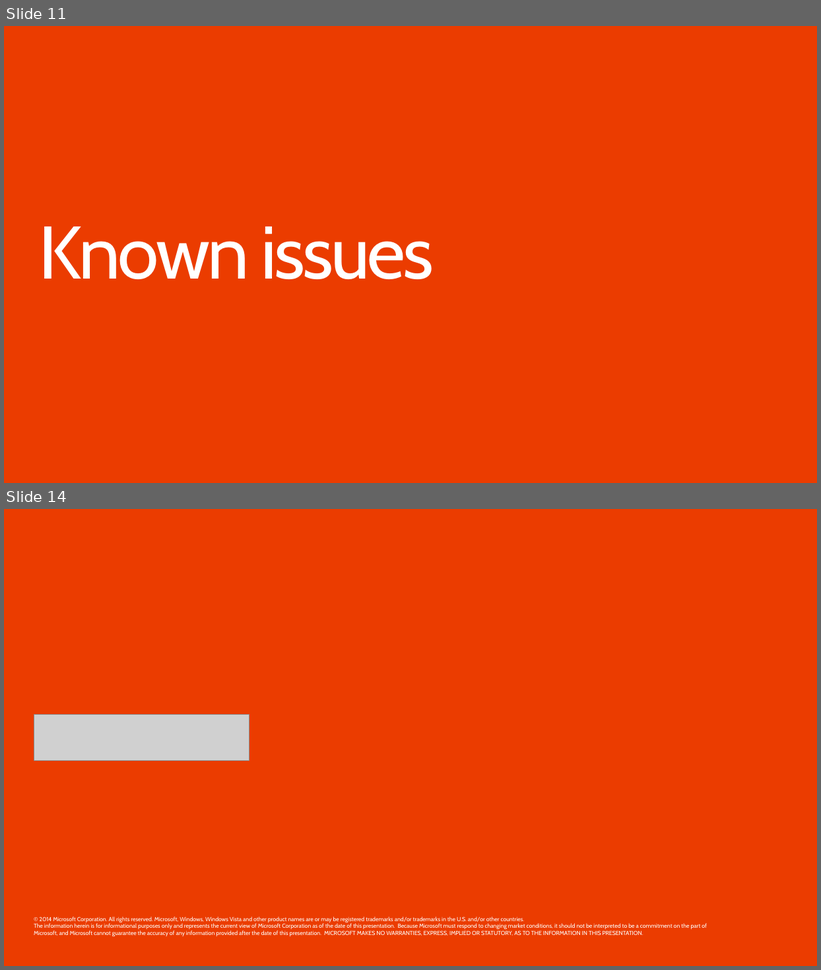
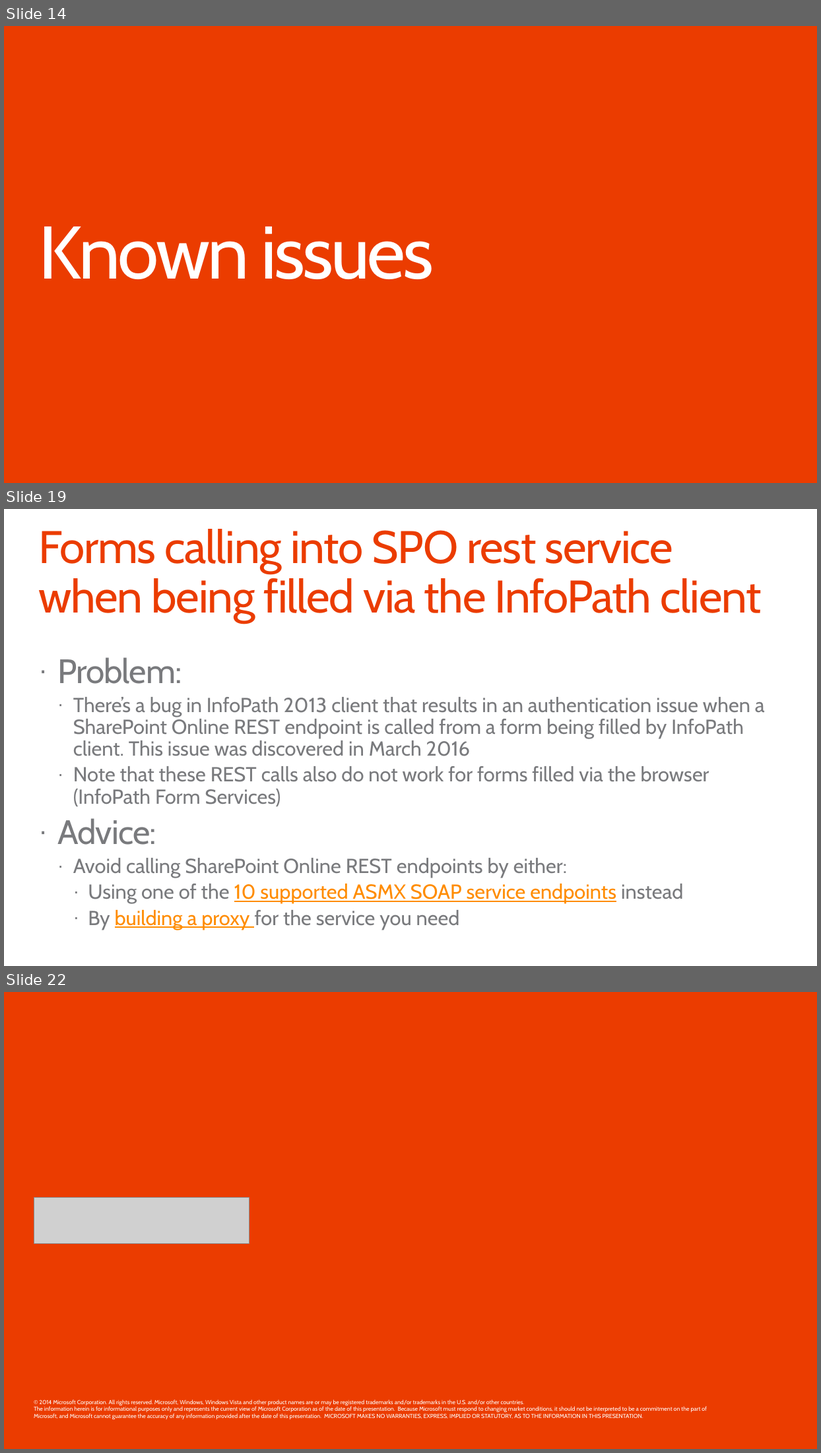
Before and after one commit to pnp/PnP-Transformation, a slide deck: InfoPath/Guidance/Decks/Office 365 JDP InfoPath - Post migration guidance.pptx. Shown one above the other, each under a label of ours: slides 11 and 14 before the commit, slides 14, 19 and 22 after it; the slides between them are not shown. The pictures are 821x970 and 821x1453 pixels, drawn with LibreOffice and Linux fonts; fonts in the diff are those of the drawing; grey boxes stand for pictures; background and template pictures are left out. Boxes give left, top, right and bottom in pixels: in the first picture for what was removed or moved away, otherwise in the second. Text is boxed around its words. In the diff, an @@ line names an element or a change of style, - is before the commit and + after.

```diff
--- a/InfoPath/Guidance/Decks/Office 365 JDP InfoPath - Post migration guidance.pptx
+++ b/InfoPath/Guidance/Decks/Office 365 JDP InfoPath - Post migration guidance.pptx
@@ slide 19 added at [4,509,817,966], background #FFFFFF @@
@@ title added at [38,529,762,623], 54 pt, text #EB3C00 @@
+Forms calling into SPO rest service when being filled via the InfoPath client
@@ text added at [57,657,765,929], 24 pt, text #797A7D @@
+· Problem:
+  · There’s a bug in InfoPath 2013 client that results in an authentication issue when a SharePoint Online REST endpoint is called from a form being filled by InfoPath client. This issue was discovered in March 2016
+  · Note that these REST calls also do not work for forms filled via the browser (InfoPath Form Services)
+· Advice:
+  · Avoid calling SharePoint Online REST endpoints by either:
+    · Using one of the 10 supported ASMX SOAP service endpoints instead
+    · By building a proxy for the service you need
@@ what was slide 11 is now slide 14 @@
@@ what was slide 14 is now slide 22 @@
```
Also in this commit, not shown: 3 slides changed, 7 other slides added, 1 other file.
